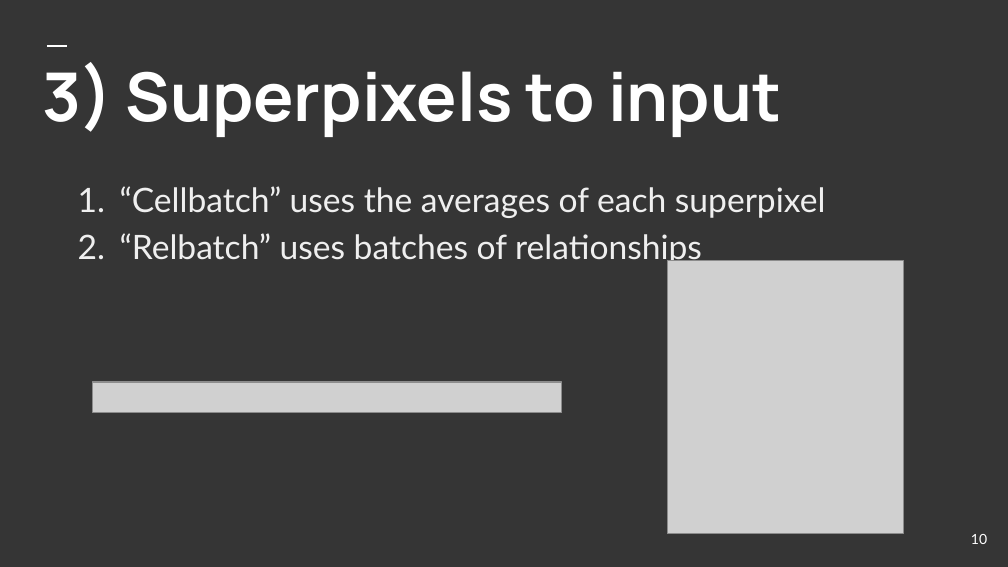
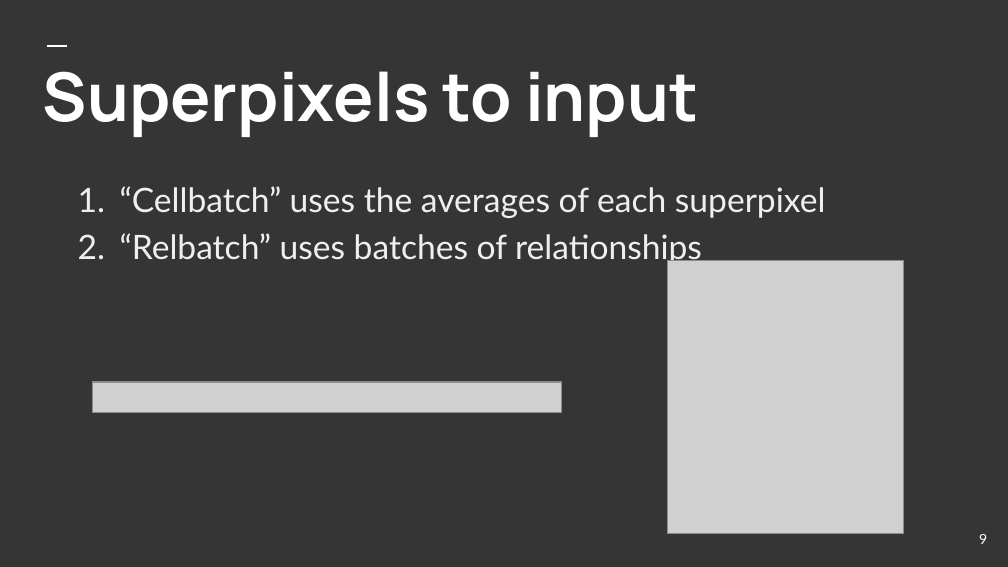
Before and after one commit to AlexMitan/superpixel-preprocessing-recognition, a slide deck: slide 9 of Licenta2018MitanTheodorAlexandru/presentation/Thesis presentation - Superpixel preprocessing.pptx (slide 10 before the commit). Drawn at 1008x567 pixels with LibreOffice and Linux fonts; fonts in the diff are those of the drawing; grey boxes stand for pictures. Boxes give left, top, right and bottom in pixels: in the first picture for what was removed or moved away, otherwise in the second. Text is boxed around its words. In the diff, an @@ line names an element or a change of style, - is before the commit and + after.

```diff
--- a/Licenta2018MitanTheodorAlexandru/presentation/Thesis presentation - Superpixel preprocessing.pptx
+++ b/Licenta2018MitanTheodorAlexandru/presentation/Thesis presentation - Superpixel preprocessing.pptx
@@ title at box(43, 71, 698, 137): text changed @@
-3) Superpixels to input
+Superpixels to input
@@ page number at box(979, 534, 987, 544): text changed @@
-10
+9
```
Also in this commit, not shown: 4 other slides changed, 1 slide removed, 1 other file.
